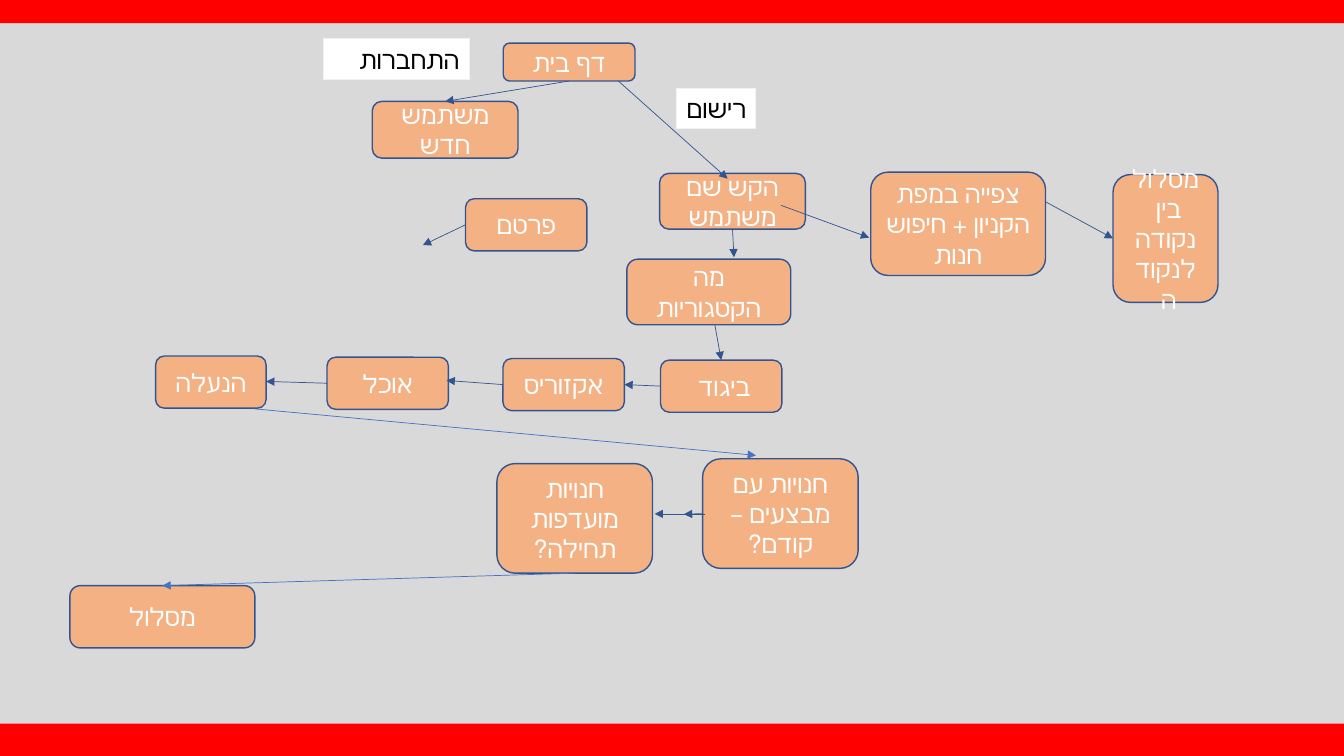
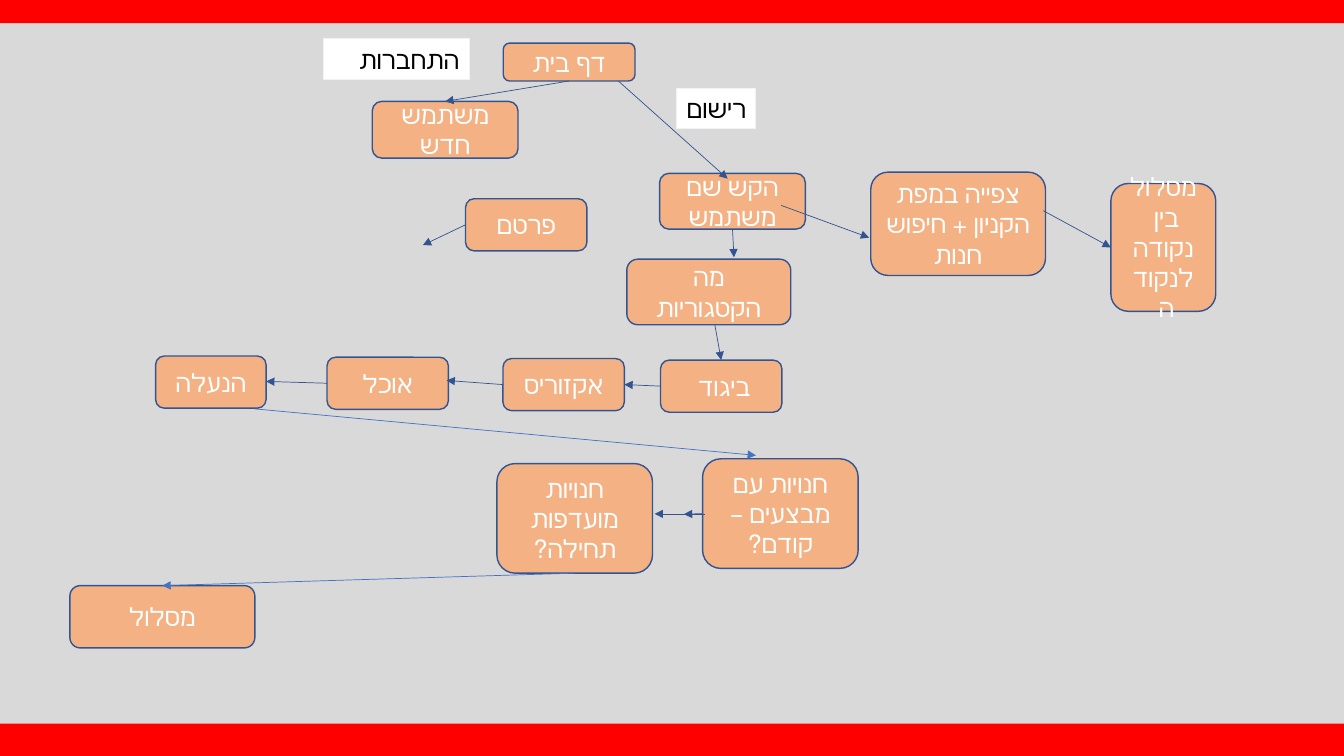
Before and after one commit to lielGlazer/mallwayze, a slide deck: slide 1 of אפליקציה וויז בקניון/צד לקוח/וייז בקניון.pptx. Drawn at 1344x756 pixels with LibreOffice and Linux fonts; fonts in the diff are those of the drawing. Boxes give left, top, right and bottom in pixels: in the first picture for what was removed or moved away, otherwise in the second. Text is boxed around its words. In the diff, an @@ line names an element or a change of style, - is before the commit and + after.

Commit message:
בעזרת השם נעשה ונצליח אמן 28.5

```diff
--- a/אפליקציה וויז בקניון/צד לקוח/וייז בקניון.pptx
+++ b/אפליקציה וויז בקניון/צד לקוח/וייז בקניון.pptx
@@ rounded rectangle "מסלול": place and size @@
-rounded rectangle "מסלול" at [1113,174,1218,302]
+rounded rectangle "מסלול" at [1111,184,1216,312]
@@ arrow moved from (1046, 202) - (1113, 239) to (1044, 211) - (1111, 247) @@
```
